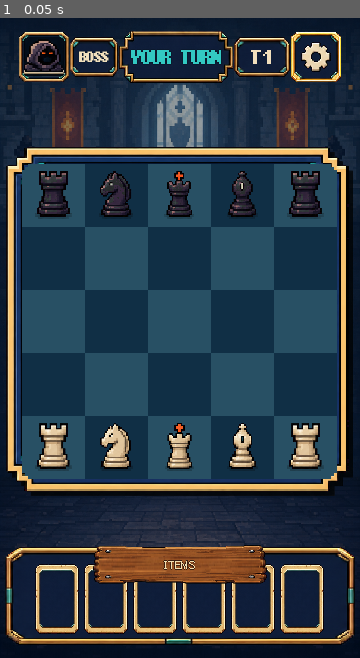
Above: before the commit, frame 1.
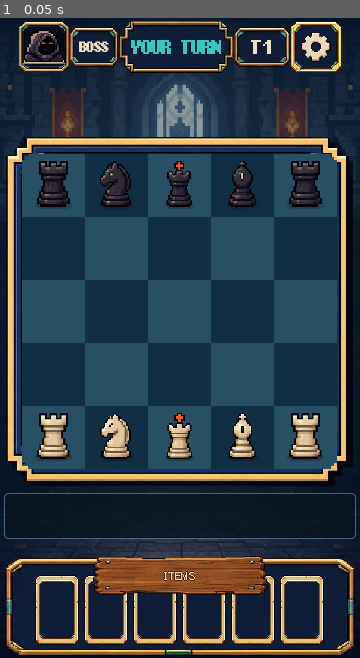
Above: after the commit, the same moment.

Repository: CapJunkrat/pixelking
Game: Godot game, scene res://scenes/battle/BattleScene.tscn
The game is run twice, just before and just after one commit, with the same random seed, the same clock (stepped at 60 frames per second) and the same inputs. This scene is started directly instead of the project's main scene. Sound files missing from this copy of the repository are replaced by a short silence.
Inputs:
- Up to frame 1 (0.05 s): no input

The runs differ from the first frame. In frame 1, 31% of the frame differs, in the area x 1-99%, y 0-100%.

Commit message:
feat(battle): add event-driven animation and battle log

Diff:
--- /dev/null
+++ b/scenes/battle/BattleLogPanel.tscn
@@ -0,0 +1,38 @@
+[gd_scene load_steps=3 format=3]
+
+[ext_resource type="Script" path="res://scripts/battle/BattleLogPanel.gd" id="1_script"]
+
+[sub_resource type="StyleBoxFlat" id="StyleLog"]
+bg_color = Color(0.025, 0.075, 0.12, 0.78)
+border_width_left = 1
+border_width_top = 1
+border_width_right = 1
+border_width_bottom = 1
+border_color = Color(0.35, 0.55, 0.62, 0.7)
+corner_radius_top_left = 4
+corner_radius_top_right = 4
+corner_radius_bottom_right = 4
+corner_radius_bottom_left = 4
+
+[node name="BattleLogPanel" type="PanelContainer"]
+custom_minimum_size = Vector2(0, 46)
+size_flags_vertical = 3
+mouse_filter = 2
+theme_override_styles/panel = SubResource("StyleLog")
+script = ExtResource("1_script")
+
+[node name="Margin" type="MarginContainer" parent="."]
+layout_mode = 2
+theme_override_constants/margin_left = 8
+theme_override_constants/margin_top = 4
+theme_override_constants/margin_right = 8
+theme_override_constants/margin_bottom = 4
+
+[node name="Log" type="RichTextLabel" parent="Margin"]
+layout_mode = 2
+mouse_filter = 2
+theme_override_colors/default_color = Color(0.78, 0.88, 0.86, 1)
+theme_override_font_sizes/normal_font_size = 10
+bbcode_enabled = true
+fit_content = true
+scroll_active = false
--- a/scenes/battle/BattleScene.tscn
+++ b/scenes/battle/BattleScene.tscn
@@ -9,6 +9,8 @@
 [ext_resource type="PackedScene" path="res://scenes/battle/BattleBoardView.tscn" id="7_board"]
 [ext_resource type="PackedScene" path="res://scenes/battle/BattleHUD.tscn" id="8_hud"]
 [ext_resource type="PackedScene" path="res://scenes/battle/BattleResultPanel.tscn" id="9_result"]
+[ext_resource type="PackedScene" path="res://scenes/battle/BattleLogPanel.tscn" id="10_log"]
+[ext_resource type="Script" path="res://scripts/battle/BattleAnimationPlayer.gd" id="11_animation"]
 
 [node name="BattleScene" type="Control"]
 layout_mode = 3
@@ -60,9 +62,8 @@
 [node name="BoardFrame" parent="Margin/Layout" instance=ExtResource("7_board")]
 layout_mode = 2
 
-[node name="TreasureSpacer" type="Control" parent="Margin/Layout"]
+[node name="BattleLogPanel" parent="Margin/Layout" instance=ExtResource("10_log")]
 layout_mode = 2
-size_flags_vertical = 3
 
 [node name="ChallengerPanel" parent="Margin/Layout" instance=ExtResource("6_tray")]
 layout_mode = 2
@@ -72,4 +73,7 @@
 [node name="BattleFlow" type="Node" parent="."]
 script = ExtResource("4_flow")
 
+[node name="BattleAnimationLayer" type="Node" parent="."]
+script = ExtResource("11_animation")
+
 [node name="ResultOverlay" parent="." instance=ExtResource("9_result")]
--- /dev/null
+++ b/scripts/battle/BattleAnimationPlayer.gd
@@ -0,0 +1,36 @@
+class_name BattleAnimationPlayer
+extends Node
+
+signal event_presented(event: BattleEvent)
+signal sequence_completed
+
+@export_range(0.1, 8.0, 0.1) var playback_speed: float = 1.0
+@export_range(0.0, 0.25, 0.01) var event_delay_seconds: float = 0.03
+
+var presented_events: Array[BattleEvent] = []
+var _queue: Array[BattleEvent] = []
+var _playing: bool = false
+
+func enqueue_events(events: Array[BattleEvent]) -> void:
+	for event: BattleEvent in events:
+		_queue.append(event)
+	if not _playing:
+		_drain.call_deferred()
+
+func clear() -> void:
+	_queue.clear()
+	presented_events.clear()
+
+func _drain() -> void:
+	if _playing:
+		return
+	_playing = true
+	while not _queue.is_empty():
+		var event: BattleEvent = _queue.pop_front() as BattleEvent
+		presented_events.append(event)
+		event_presented.emit(event)
+		var delay: float = event_delay_seconds / maxf(playback_speed, 0.1)
+		if delay > 0.0 and is_inside_tree():
+			await get_tree().create_timer(delay).timeout
+	_playing = false
+	sequence_completed.emit()
--- a/scripts/battle/BattleController.gd
+++ b/scripts/battle/BattleController.gd
@@ -5,6 +5,8 @@
 @onready var settings_overlay: BattleSettingsPanel = $SettingsOverlay as BattleSettingsPanel
 @onready var challenger_tray: ChallengerTray = $Margin/Layout/ChallengerPanel as ChallengerTray
 @onready var battle_hud: BattleHUD = $Margin/Layout/TopBar as BattleHUD
+@onready var battle_log: BattleLogPanel = $Margin/Layout/BattleLogPanel as BattleLogPanel
+@onready var animation_player: BattleAnimationPlayer = $BattleAnimationLayer as BattleAnimationPlayer
 
 var selected_square: Vector2i:
 	get:
@@ -25,7 +27,18 @@
 	battle_hud.settings_requested.connect(settings_overlay.open)
 	challenger_slots = challenger_tray.slots()
 	board_view.move_requested.connect(_on_board_move_requested)
+	GameState.battle_events_emitted.connect(_on_battle_events_emitted)
 	board_view.setup(GameState.board, GameState.player_color)
+	_refresh_board()
+	_refresh_challenger_slots()
+
+func _exit_tree() -> void:
+	if GameState.battle_events_emitted.is_connected(_on_battle_events_emitted):
+		GameState.battle_events_emitted.disconnect(_on_battle_events_emitted)
+
+func _on_battle_events_emitted(events: Array[BattleEvent]) -> void:
+	animation_player.enqueue_events(events)
+	battle_log.consume(events)
 	_refresh_board()
 	_refresh_challenger_slots()
 
--- /dev/null
+++ b/scripts/battle/BattleLogPanel.gd
@@ -0,0 +1,42 @@
+class_name BattleLogPanel
+extends PanelContainer
+
+const MAX_LINES := 5
+
+@onready var log_label: RichTextLabel = $Margin/Log
+var lines: Array[String] = []
+
+func _ready() -> void:
+	log_label.text = ""
+
+func consume(events: Array[BattleEvent]) -> void:
+	for event: BattleEvent in events:
+		var line: String = _format_event(event)
+		if line.is_empty():
+			continue
+		lines.append(line)
+	while lines.size() > MAX_LINES:
+		lines.pop_front()
+	log_label.text = "\n".join(lines)
+
+func _format_event(event: BattleEvent) -> String:
+	var data: Dictionary = event.payload
+	match event.event_type:
+		BattleCommandProcessor.EVENT_PIECE_MOVED:
+			return "%s  %s → %s" % [str(data.get("piece_def_id", "piece")), _square(data.get("from", Vector2i.ZERO)), _square(data.get("to", Vector2i.ZERO))]
+		BattleCommandProcessor.EVENT_PIECE_CAPTURED:
+			return "Captured %s" % str(data.get("piece_def_id", "piece"))
+		BattleCommandProcessor.EVENT_EFFECT_APPLIED:
+			return "Effect: %s" % str(data.get("effect_id", "effect"))
+		BattleCommandProcessor.EVENT_CHECK_DECLARED:
+			return "Check"
+		BattleCommandProcessor.EVENT_BATTLE_ENDED:
+			return "Battle ended: %s" % str(data.get("reason", "complete"))
+		_:
+			return ""
+
+func _square(value: Variant) -> String:
+	if value is Vector2i:
+		var position: Vector2i = value
+		return "%s%d" % [String.chr(65 + position.x), position.y + 1]
+	return "?"
--- /dev/null
+++ b/scripts/tests/test_battle_presentation.gd
@@ -0,0 +1,41 @@
+extends SceneTree
+
+var failed: bool = false
+
+func _initialize() -> void:
+	call_deferred("_run")
+
+func _run() -> void:
+	var board: BoardState = BoardState.new()
+	board.remove_all_pawns()
+	var processor: BattleCommandProcessor = BattleCommandProcessor.new(board)
+	var result: BattleCommandResult = processor.execute(MoveAction.new(Vector2i(1, 0), Vector2i(0, 2), GameRules.PieceColor.WHITE))
+	var authoritative_state: String = board.to_ascii()
+
+	var animator: BattleAnimationPlayer = BattleAnimationPlayer.new()
+	animator.playback_speed = 8.0
+	animator.event_delay_seconds = 0.0
+	root.add_child(animator)
+	animator.enqueue_events(result.events)
+	await process_frame
+	_expect(animator.presented_events.size() == result.events.size(), "animation player consumes every BattleEvent in order")
+	_expect(board.to_ascii() == authoritative_state, "animation playback never mutates authoritative battle state")
+
+	var log_scene: PackedScene = load("res://scenes/battle/BattleLogPanel.tscn") as PackedScene
+	var log_panel: BattleLogPanel = log_scene.instantiate() as BattleLogPanel
+	root.add_child(log_panel)
+	await process_frame
+	log_panel.consume(result.events)
+	_expect(not log_panel.lines.is_empty(), "battle log derives readable lines from BattleEvents")
+	_expect("knight" in log_panel.log_label.text, "battle log describes the moved piece")
+	animator.queue_free()
+	log_panel.queue_free()
+	print("[PASS] Battle presentation test" if not failed else "[FAIL] Battle presentation test")
+	quit(1 if failed else 0)
+
+func _expect(condition: bool, message: String) -> void:
+	if condition:
+		print("[PASS] ", message)
+	else:
+		failed = true
+		push_error(message)
--- a/scripts/tests/test_battle_scene.gd
+++ b/scripts/tests/test_battle_scene.gd
@@ -61,6 +61,8 @@
 	_expect(game_state.board.move_history.size() == 2, "enemy AI automatically chooses and executes a reply")
 	_expect(game_state.board.turn == GameRules.PieceColor.WHITE, "enemy reply returns control to the player")
 	_expect(battle.get_node("ResultOverlay") is BattleResultPanel, "battle result panel is extracted into a static scene component")
+	_expect(battle.get_node("Margin/Layout/BattleLogPanel") is BattleLogPanel, "battle log consumes the domain event stream")
+	_expect(battle.get_node("BattleAnimationLayer") is BattleAnimationPlayer, "battle animation layer is isolated from authoritative state")
 	_finish()
 
 func _expect(condition: bool, message: String) -> void:
Not shown: 1 places in scenes/battle/BattleScene.tscn that only renumber resources
Not shown, added: scripts/battle/BattleAnimationPlayer.gd.uid
Not shown, added: scripts/battle/BattleLogPanel.gd.uid
Not shown, added: scripts/tests/test_battle_presentation.gd.uid
